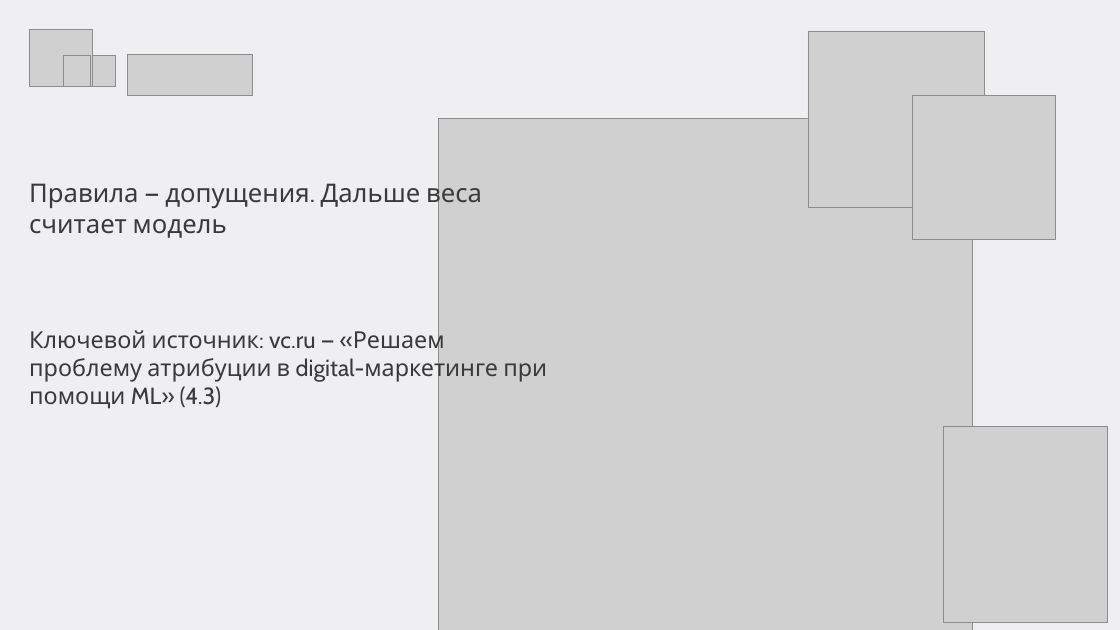
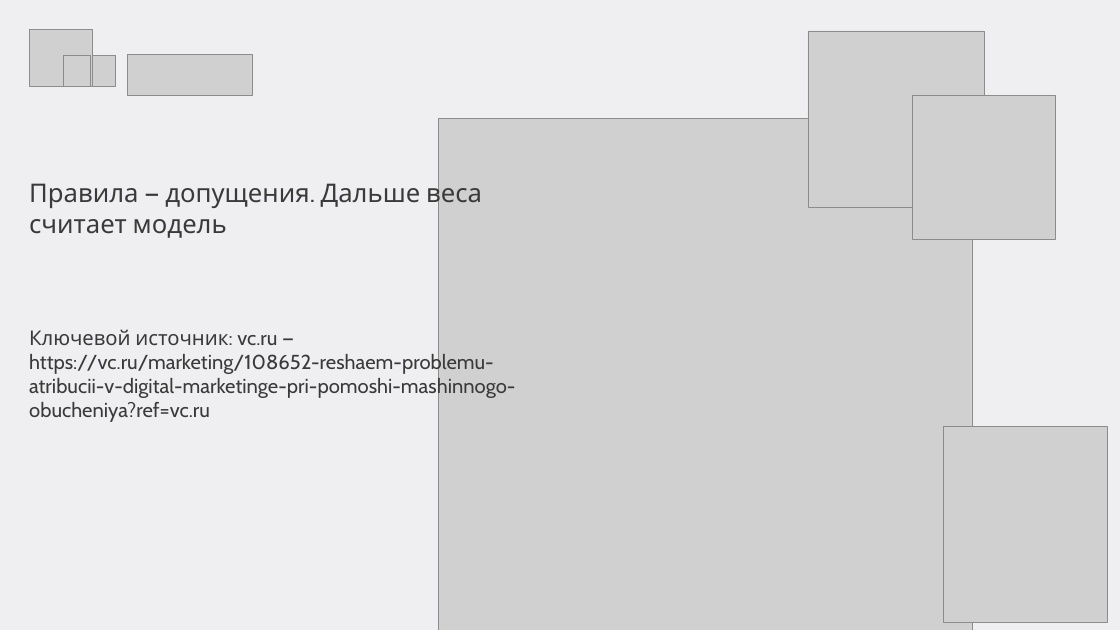
Before and after one commit to gavnukkk97/analytics-lectures, a slide deck: slide 44 of Драфт/маркетинговая-аналитика/presentations/Лекция 03 — Каналы и атрибуция (модули 3–4).pptx (slide 24 before the commit). Drawn at 1120x630 pixels with LibreOffice and Linux fonts; fonts in the diff are those of the drawing; grey boxes stand for pictures; background and template pictures are left out. Boxes give left, top, right and bottom in pixels: in the first picture for what was removed or moved away, otherwise in the second. Text is boxed around its words. In the diff, an @@ line names an element or a change of style, - is before the commit and + after.

```diff
--- a/Драфт/маркетинговая-аналитика/presentations/Лекция 03 — Каналы и атрибуция (модули 3–4).pptx
+++ b/Драфт/маркетинговая-аналитика/presentations/Лекция 03 — Каналы и атрибуция (модули 3–4).pptx
@@ text at <box>29,329,515,422</box>: text changed; size 30 to 26 pt @@
-Ключевой источник: vc.ru — «Решаем проблему атрибуции в digital-маркетинге при помощи ML» (4.3)
+Ключевой источник: vc.ru — https://vc.ru/marketing/108652-reshaem-problemu-atribucii-v-digital-marketinge-pri-pomoshi-mashinnogo-obucheniya?ref=vc.ru
```
Also in this commit, not shown: 24 other slides changed, 33 slides added, 10 slides removed, 24 other files.
